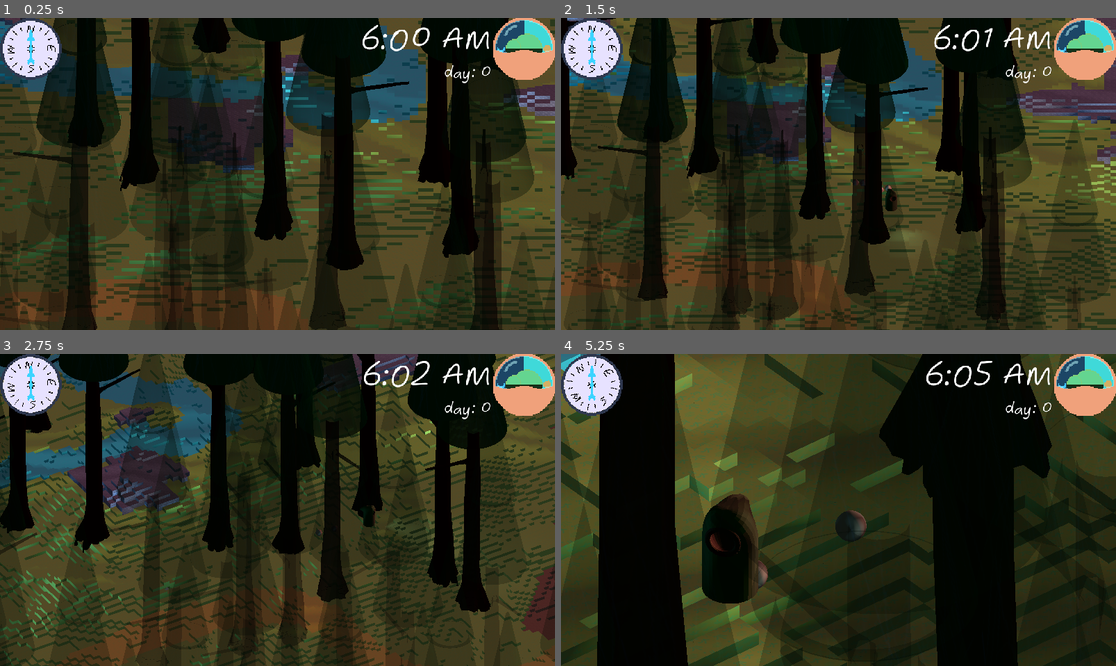
Above: before the commit, frames 1-4 (two rows, left to right).
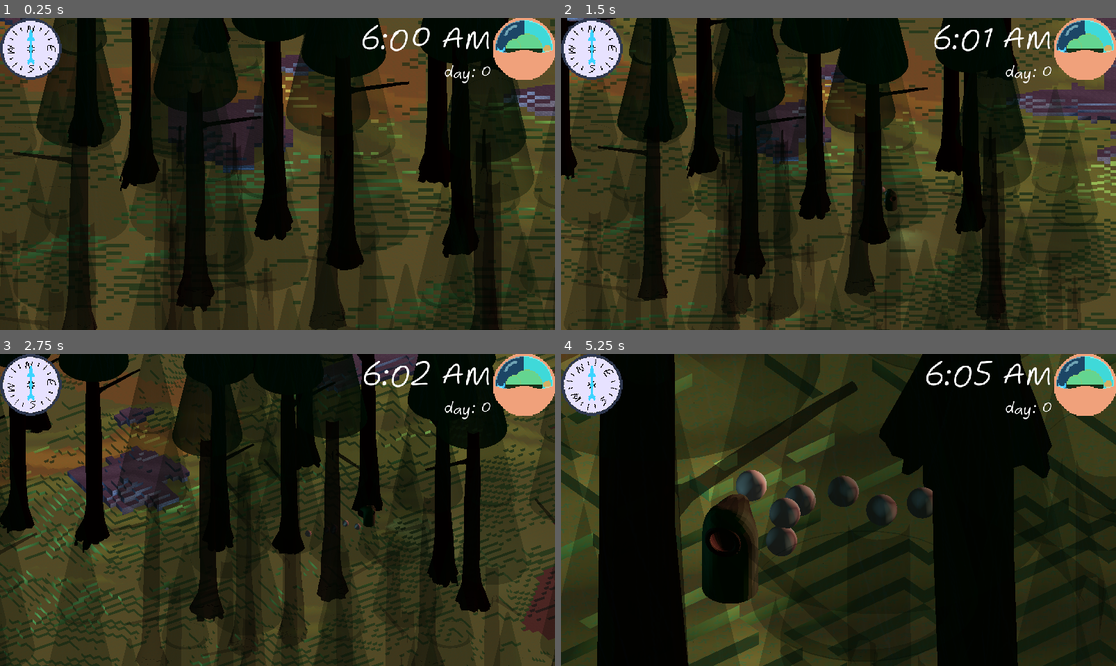
Above: after the commit, the same moments.

Repository: fennylol/rogue-light
Game: Godot game, scene res://points_of_interest/the_forest/the_forest.tscn
The game is run twice, just before and just after one commit, with the same random seed, the same clock (stepped at 60 frames per second) and the same inputs.
Inputs (mouse positions are in pixels of both pictures, inside the frame that each line leads up to):
- Up to frame 1 (0.25 s): no input
- Up to frame 2 (1.5 s): tap Enter (submit) at 0.5 s; move the mouse to (960, 158) at 0.52 s; hold D (move_right) 0.53-1.28 s; hold Shift (DEV) 0.53-1.28 s; click (960, 158) at 0.67 s; move the mouse to (727, 189) at 1.27 s; hold S (move_down) from 1.28 s (still down); tap Down (look_down) at 1.35 s
- Up to frame 3 (2.75 s): move the mouse to (333, 441) at 2.02 s; release S (move_down) at 2.03 s; hold D (move_right) from 2.03 s (still down); hold Left (look_left) from 2.03 s (still down)
- Up to frame 4 (5.25 s): move the mouse to (810, 572) at 2.77 s; release D (move_right) at 2.78 s; release Left (look_left) at 2.78 s; hold W (move_up) 2.78-3.53 s; tap Right (look_right) at 2.85 s; click (810, 572) at 2.92 s; move the mouse to (1005, 556) at 3.52 s; hold Up (look_up) 3.53-4.28 s; hold A (move_left) 3.53-5.03 s; move the mouse to (672, 463) at 4.27 s; tap Enter (submit) at 4.35 s; move the mouse to (866, 510) at 5.02 s; hold S (move_down) from 5.03 s (still down); hold Shift (DEV) from 5.03 s (still down); click (866, 510) at 5.17 s

The runs differ from the first frame. In frame 1, 12% of the frame differs, in the area x 0-100%, y 0-100%; in frame 2, 8.9%; in frame 3, 9.5%; in frame 4, 12%, in the area x 0-98%, y 0-100%.

Commit message:
you can ride the wagon

Diff:
--- a/entities/caravan/caravan.tscn
+++ b/entities/caravan/caravan.tscn
@@ -5,7 +5,7 @@
 [ext_resource type="PackedScene" uid="uid://bjnimjn3nfv7p" path="res://entities/caravan/horts.glb" id="3_p3f7d"]
 
 [sub_resource type="BoxShape3D" id="BoxShape3D_qtgm4"]
-size = Vector3(8, 5.5, 4)
+size = Vector3(8, 6.53857, 4)
 
 [node name="Caravan" type="PathFollow3D"]
 v_offset = 2.5
@@ -18,14 +18,6 @@
 transform = Transform3D(-4.37114e-08, 0, 1, 0, 1, 0, -1, 0, -4.37114e-08, 0, 0, 0)
 rotation_order = 0
 
-[node name="RigidBody3D" type="RigidBody3D" parent="."]
-transform = Transform3D(-4.37114e-08, 0, 1, 0, 1, 0, -1, 0, -4.37114e-08, 0, 0, 0)
-rotation_order = 0
-
-[node name="CollisionShape3D" type="CollisionShape3D" parent="RigidBody3D"]
-transform = Transform3D(1, 0, 0, 0, 1, 0, 0, 0, 1, 0, 2.14838, 0)
-shape = SubResource("BoxShape3D_qtgm4")
-
 [node name="horts" parent="." instance=ExtResource("3_p3f7d")]
 transform = Transform3D(1, 0, 0, 0, 1, 0, 0, 0, 1, -1, 0.5, -7)
 
@@ -37,3 +29,12 @@
 
 [node name="horts4" parent="." instance=ExtResource("3_p3f7d")]
 transform = Transform3D(1, 0, 0, 0, 1, 0, 0, 0, 1, 1, 0.5, -12)
+
+[node name="AnimatableBody3D" type="AnimatableBody3D" parent="."]
+
+[node name="CollisionShape3D" type="CollisionShape3D" parent="AnimatableBody3D"]
+transform = Transform3D(-4.37114e-08, 0, 1, 0, 1, 0, -1, 0, -4.37114e-08, 0, 1.62909, 0)
+shape = SubResource("BoxShape3D_qtgm4")
+
+[node name="RemoteTransform3D" type="RemoteTransform3D" parent="."]
+remote_path = NodePath("../AnimatableBody3D")
--- a/entities/player/bandit.gd
+++ b/entities/player/bandit.gd
@@ -48,7 +48,6 @@
 	if not is_on_floor(): velocity.y -= 5 * gravity * delta
 
 
-
 	if direction:
 		velocity.x = direction.x * SPEED
 		velocity.z = direction.z * SPEED
@@ -58,14 +57,10 @@
 		MESH.rotation.y = move_toward(MESH.rotation.y, angle, delta*ROTATION_SPEED)
 		last_direction = Vector3(input_dir.x, 0, input_dir.y).normalized()
 	else:
-		SMOKE_TRAIL.emitting = false
 		velocity.x = move_toward(velocity.x, 0, SPEED**2*delta)
 		velocity.z = move_toward(velocity.z, 0, SPEED**2*delta)
 
-	if velocity and is_on_floor():
-		SMOKE_TRAIL.emitting = true
-	else:
-		SMOKE_TRAIL.emitting = false
+	SMOKE_TRAIL.emitting = velocity.length() > 0.9*SPEED
 
 	move_and_slide()
 
--- a/entities/player/bandit.tscn
+++ b/entities/player/bandit.tscn
@@ -25,8 +25,7 @@
 
 [node name="GPUParticles3D" type="CPUParticles3D" parent="bandit"]
 transform = Transform3D(1, 0, 0, 0, 1, 0, 0, 0, 1, -2, 0, 0)
-emitting = false
-amount = 15
+amount = 7
 lifetime = 0.5
 mesh = SubResource("SphereMesh_un3lm")
 emission_shape = 3
--- a/noblemen/themasterofworks.gd
+++ b/noblemen/themasterofworks.gd
@@ -61,7 +61,7 @@
 	MAP_GRID.clear()
 	generate_chunks()
 	if not SHOW_CHUNKS: generate_forest()
-	generate_directed_curve("WATER")
+	#generate_directed_curve("WATER")
 	generate_directed_curve(PATH_TILE)
 	finished.emit()
 
@@ -483,350 +483,3 @@
 		y1 = y
 		y0 = y1
 	plotQuadBezierSeg(x0,y0,x1,y1,x2,y2,tile)
-
-#func plotFullBezier(points):
-	#pass
-
-func plotCubicBezierSeg(x0: int, y0: int, x1: float, y1: float, x2: float, y2: float, x3: int, y3: int, tile):
-	var f
-	var fx
-	var fy
-	var leg = 1
-	var sx = 1 if x0 < x3 else -1
-	var sy = 1 if y0 < y3 else -1
-	var xc = -absf(x0+x1-x2-x3)
-	var xa = xc-4*sx*(x1-x2)
-	var xb = sx*(x0-x1-x2+x3)
-	var yc = -absf(y0+y1-y2-y3)
-	var ya = yc-4*sy*(y1-y2)
-	var yb = sy*(y0-y1-y2+y3);
-	var ab
-	var ac
-	var bc
-	var cb
-	var xx
-	var xy
-	var yy
-	var dx
-	var dy
-	var ex
-	var ptr_xy
-	var EP = 0.01;
-
-	#assert((x1-x0)*(x2-x3) < EP && ((x3-x0)*(x1-x2) < EP || xb*xb < xa*xc+EP));
-	#assert((y1-y0)*(y2-y3) < EP && ((y3-y0)*(y1-y2) < EP || yb*yb < ya*yc+EP));
-
-	if ((x1-x0)*(x2-x3) < EP && ((x3-x0)*(x1-x2) < EP || xb*xb < xa*xc+EP)): print("good")
-	if ((y1-y0)*(y2-y3) < EP && ((y3-y0)*(y1-y2) < EP || yb*yb < ya*yc+EP)): print("good")
-
-
-	if (xa == 0 && ya == 0):
-		sx = floor((3*x1-x0+1)/2)
-		sy = floor((3*y1-y0+1)/2)
-		print("qwuadding")
-		return plotQuadBezierSeg(x0,y0, sx,sy, x3,y3, tile);
-
-	x1 = (x1-x0)*(x1-x0)+(y1-y0)*(y1-y0)+1
-	x2 = (x2-x3)*(x2-x3)+(y2-y3)*(y2-y3)+1
-
-	### for DO-WHILE like behavior
-	var outer_loop = true
-	while leg > 0 or outer_loop:
-		outer_loop = false
-		leg -= 1
-		ab = xa*yb-xb*ya; ac = xa*yc-xc*ya; bc = xb*yc-xc*yb
-		ex = ab*(ab+ac-3*bc)+ac*ac
-		f = 1 if ex > 0 else sqrt(1+1024/x1)
-		ab *= f
-		ac *= f
-		bc *= f
-		ex *= f*f;
-		xy = 9*(ab+ac+bc)/8
-		cb = 8*(xa-ya)
-		dx = 27*(8*ab*(yb*yb-ya*yc)+ex*(ya+2*yb+yc))/64-ya*ya*(xy-ya)
-		dy = 27*(8*ab*(xb*xb-xa*xc)-ex*(xa+2*xb+xc))/64-xa*xa*(xy+xa)
-		xx = 3*(3*ab*(3*yb*yb-ya*ya-2*ya*yc)-ya*(3*ac*(ya+yb)+ya*cb))/4
-		yy = 3*(3*ab*(3*xb*xb-xa*xa-2*xa*xc)-xa*(3*ac*(xa+xb)+xa*cb))/4
-		xy = xa*ya*(6*ab+6*ac-3*bc+cb)
-		ac = ya*ya
-		cb = xa*xa
-		xy = 3*(xy+9*f*(cb*yb*yc-xb*xc*ac)-18*xb*yb*ab)/8;
-
-		if ex < 0:
-			dx = -dx
-			dy = -dy
-			xx = -xx
-			yy = -yy
-			xy = -xy
-			ac = -ac
-			cb = -cb
-
-		ab = 6*ya*ac
-		ac = -6*xa*ac
-		bc = 6*ya*cb
-		cb = -6*xa*cb
-		dx += xy
-		ex = dx+dy
-		dy += xy
-
-		#for (ptr_xy = xy, fx = fy = f; x0 != x3 && y0 != y3; ) {
-		ptr_xy = xy
-		fx = f
-		fy = f
-		var exit = false
-		while (x0 != x3 and y0 != y3) and not exit:
-			set_path(x0,y0,tile)
-
-			var inner_loop = true
-			while (fx > 0 and fy > 0) or inner_loop:
-				inner_loop = false
-				if dx > ptr_xy || dy < ptr_xy:
-					exit = true
-					break #GOTO EXIT
-				y1 = 2*ex-dy
-				if 2*ex >= dx:
-					fx -= 1
-					ex += dx
-					dx += xx
-					dy += xy
-					xy += ac
-					yy += bc
-					xx += ab
-				if y1 <= 0:
-					fy -= 1
-					ex += dy
-					dy += yy
-					dx += xy
-					xy += bc
-					xx += ac
-					yy += cb
-
-			if 2*fx <= f:
-				x0 += sx
-				fx += f
-			if 2*fy <= f:
-				y0 += sy
-				fy += f
-			if ptr_xy == xy && dx < 0 && dy > 0: ptr_xy = EP
-		##EXIT
-		xx = x0
-		x0 = x3
-		x3 = xx
-		sx = -sx
-		xb = -xb
-		yy = y0
-		y0 = y3
-		y3 = yy
-		sy = -sy
-		yb = -yb
-		x1 = x2
-		### OUTER WHILE
-	plotLine(x0,y0,x3,y3,tile)
-
-
-
-func plot_cubic_bezier_seg(x0: int, y0: int, x1: float, y1: float,
-						   x2: float, y2: float, x3: int, y3: int, tile):
-	var f: int
-	var fx: int
-	var fy: int
-	var leg = 1
-	var sx = 1 if x0 < x3 else -1
-	var sy = 1 if y0 < y3 else -1
-	var xc = -abs(x0 + x1 - x2 - x3)
-	var xa = xc - 4 * sx * (x1 - x2)
-	var xb = sx * (x0 - x1 - x2 + x3)
-	var yc = -abs(y0 + y1 - y2 - y3)
-	var ya = yc - 4 * sy * (y1 - y2)
-	var yb = sy * (y0 - y1 - y2 + y3)
-	var ab: float
-	var ac: float
-	var bc: float
-	var cb: float
-	var xx: float
-	var xy: float
-	var yy: float
-	var dx: float
-	var dy: float
-	var ex: float
-	var pxy: float
-	var EP = 0.01
-
-	assert((x1 - x0) * (x2 - x3) < EP and ((x3 - x0) * (x1 - x2) < EP or xb * xb < xa * xc + EP))
-	#assert((y1 - y0) * (y2 - y3) < EP and ((y3 - y0) * (y1 - y2) < EP or yb * yb < ya * yc + EP))
-
-	if xa == 0 and ya == 0:
-		sx = floor((3 * x1 - x0 + 1) / 2)
-		sy = floor((3 * y1 - y0 + 1) / 2)
-		return plotQuadBezierSeg(x0, y0, sx, sy, x3, y3, tile)
-
-	x1 = (x1 - x0) * (x1 - x0) + (y1 - y0) * (y1 - y0) + 1
-	x2 = (x2 - x3) * (x2 - x3) + (y2 - y3) * (y2 - y3) + 1
-
-	while leg > 0:
-		ab = xa * yb - xb * ya
-		ac = xa * yc - xc * ya
-		bc = xb * yc - xc * yb
-		ex = ab * (ab + ac - 3 * bc) + ac * ac
-		f = 1 if ex > 0 else sqrt(1 + 1024 / x1)
-		ab *= f
-		ac *= f
-		bc *= f
-		ex *= f * f
-		xy = 9 * (ab + ac + bc) / 8
-		cb = 8 * (xa - ya)
-		dx = 27 * (8 * ab * (yb * yb - ya * yc) + ex * (ya + 2 * yb + yc)) / 64 - ya * ya * (xy - ya)
-		dy = 27 * (8 * ab * (xb * xb - xa * xc) - ex * (xa + 2 * xb + xc)) / 64 - xa * xa * (xy + xa)
-		xx = 3 * (3 * ab * (3 * yb * yb - ya * ya - 2 * ya * yc) - ya * (3 * ac * (ya + yb) + ya * cb)) / 4
-		yy = 3 * (3 * ab * (3 * xb * xb - xa * xa - 2 * xa * xc) - xa * (3 * ac * (xa + xb) + xa * cb)) / 4
-		xy = xa * ya * (6 * ab + 6 * ac - 3 * bc + cb)
-		ac = ya * ya
-		cb = xa * xa
-		xy = 3 * (xy + 9 * f * (cb * yb * yc - xb * xc * ac) - 18 * xb * yb * ab) / 8
-
-		if ex < 0:
-			dx = -dx
-			dy = -dy
-			xx = -xx
-			yy = -yy
-			xy = -xy
-			ac = -ac
-			cb = -cb
-
-		ab = 6 * ya * ac
-		ac = -6 * xa * ac
-		bc = 6 * ya * cb
-		cb = -6 * xa * cb
-		dx += xy
-		ex = dx + dy
-		dy += xy
-
-		pxy = xy
-		fx = f
-		fy = f
-		while x0 != x3 and y0 != y3:
-			set_path(x0, y0, tile)
-			while fx > 0 and fy > 0:
-				if dx > pxy or dy < pxy:
-					break
-				y1 = 2 * ex - dy
-				if 2 * ex >= dx:
-					fx -= 1
-					ex += dx
-					dx += xx
-					dy += xy
-					xy += ac
-					yy += bc
-					xx += ab
-				if y1 <= 0:
-					fy -= 1
-					ex += dy
-					dy += yy
-					dx += xy
-					xy += bc
-					xx += ac
-					yy += cb
-			if 2 * fx <= f:
-				x0 += sx
-				fx += f
-			if 2 * fy <= f:
-				y0 += sy
-				fy += f
-			if pxy == xy and dx < 0 and dy > 0:
-				pxy = EP
-
-		xx = x0
-		x0 = x3
-		x3 = xx
-		sx = -sx
-		xb = -xb
-		yy = y0
-		y0 = y3
-		y3 = yy
-		sy = -sy
-		yb = -yb
-		x1 = x2
-		leg -= 1
-
-	plotLine(x0, y0, x3, y3, tile)
-
-func plot_cubic_bezier(x0: int, y0: int, x1: int, y1: int,
-					   x2: int, y2: int, x3: int, y3: int, tile):
-	var n = 0
-	#var i = 0
-	var xc = x0 + x1 - x2 - x3
-	var xa = xc - 4 * (x1 - x2)
-	var xb = x0 - x1 - x2 + x3
-	var xd = xb + 4 * (x1 + x2)
-	var yc = y0 + y1 - y2 - y3
-	var ya = yc - 4 * (y1 - y2)
-	var yb = y0 - y1 - y2 + y3
-	var yd = yb + 4 * (y1 + y2)
-	var fx0 = float(x0)
-	var fy0 = float(y0)
-	var fx1: float
-	var fx2: float
-	var fx3: float
-	var fy1: float
-	var fy2: float
-	var fy3: float
-	var t1 = xb * xb - xa * xc
-	var t2: float
-	var t = []
-
-	if xa == 0:  # horizontal
-		if abs(xc) < 2 * abs(xb):
-			t.append(xc / (2.0 * xb))  # one change
-	elif t1 > 0.0:  # two changes
-		t2 = sqrt(t1)
-		t1 = (xb - t2) / xa
-		if abs(t1) < 1.0:
-			t.append(t1)
-		t1 = (xb + t2) / xa
-		if abs(t1) < 1.0:
-			t.append(t1)
-
-	t1 = yb * yb - ya * yc
-	if ya == 0:  # vertical
-		if abs(yc) < 2 * abs(yb):
-			t.append(yc / (2.0 * yb))  # one change
-	elif t1 > 0.0:  # two changes
-		t2 = sqrt(t1)
-		t1 = (yb - t2) / ya
-		if abs(t1) < 1.0:
-			t.append(t1)
-		t1 = (yb + t2) / ya
-		if abs(t1) < 1.0:
-			t.append(t1)
-
-	t.sort()  # replace bubble sort with built-in sort
-
-	t1 = -1.0
-	t.append(1.0)  # begin / end point
-	for i in range(t.size() + 1):  # plot each segment separately
-		t2 = t[i] if i < t.size() else 1.0  # sub-divide at t[i-1], t[i]
-		fx1 = (t1 * (t1 * xb - 2 * xc) - t2 * (t1 * (t1 * xa - 2 * xb) + xc) + xd) / 8 - fx0
-		fy1 = (t1 * (t1 * yb - 2 * yc) - t2 * (t1 * (t1 * ya - 2 * yb) + yc) + yd) / 8 - fy0
-		fx2 = (t2 * (t2 * xb - 2 * xc) - t1 * (t2 * (t2 * xa - 2 * xb) + xc) + xd) / 8 - fx0
-		fy2 = (t2 * (t2 * yb - 2 * yc) - t1 * (t2 * (t2 * ya - 2 * yb) + yc) + yd) / 8 - fy0
-		fx3 = (t2 * (t2 * (3 * xb - t2 * xa) - 3 * xc) + xd) / 8
-		fx0 -= fx3
-		fy3 = (t2 * (t2 * (3 * yb - t2 * ya) - 3 * yc) + yd) / 8
-		fy0 -= fx3
-		x3 = int(fx3 + 0.5)
-		y3 = int(fy3 + 0.5)  # scale bounds to int
-		if fx0 != 0.0:
-			fx0 = (x0 - x3) / fx0
-			fx1 *= fx0
-			fx2 *= fx0
-		if fy0 != 0.0:
-			fy0 = (y0 - y3) / fy0
-			fy1 *= fy0
-			fy2 *= fy0
-		if x0 != x3 or y0 != y3:  # segment t1 - t2
-			plotCubicBezierSeg(x0, y0, x0 + fx1, y0 + fy1, x0 + fx2, y0 + fy2, x3, y3, tile)
-		x0 = x3
-		y0 = y3
-		fx0 = fx3
-		fy0 = fy3
-		t1 = t2
Not shown, added: TOOL_SHED/blends/horts.blend
